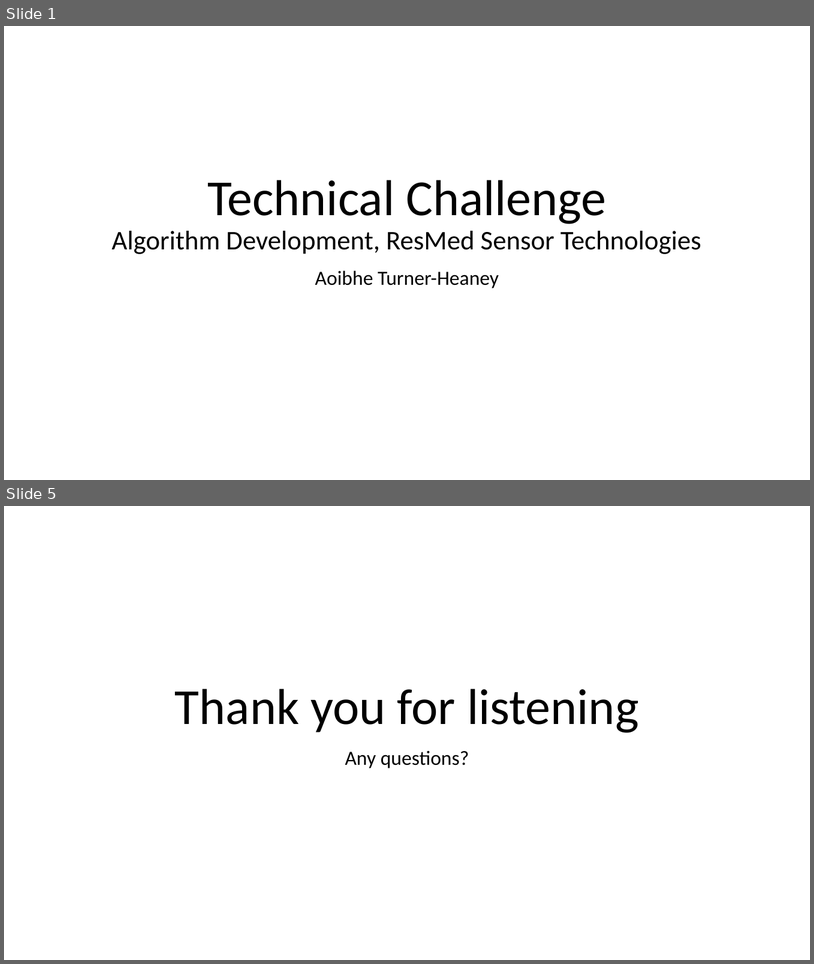
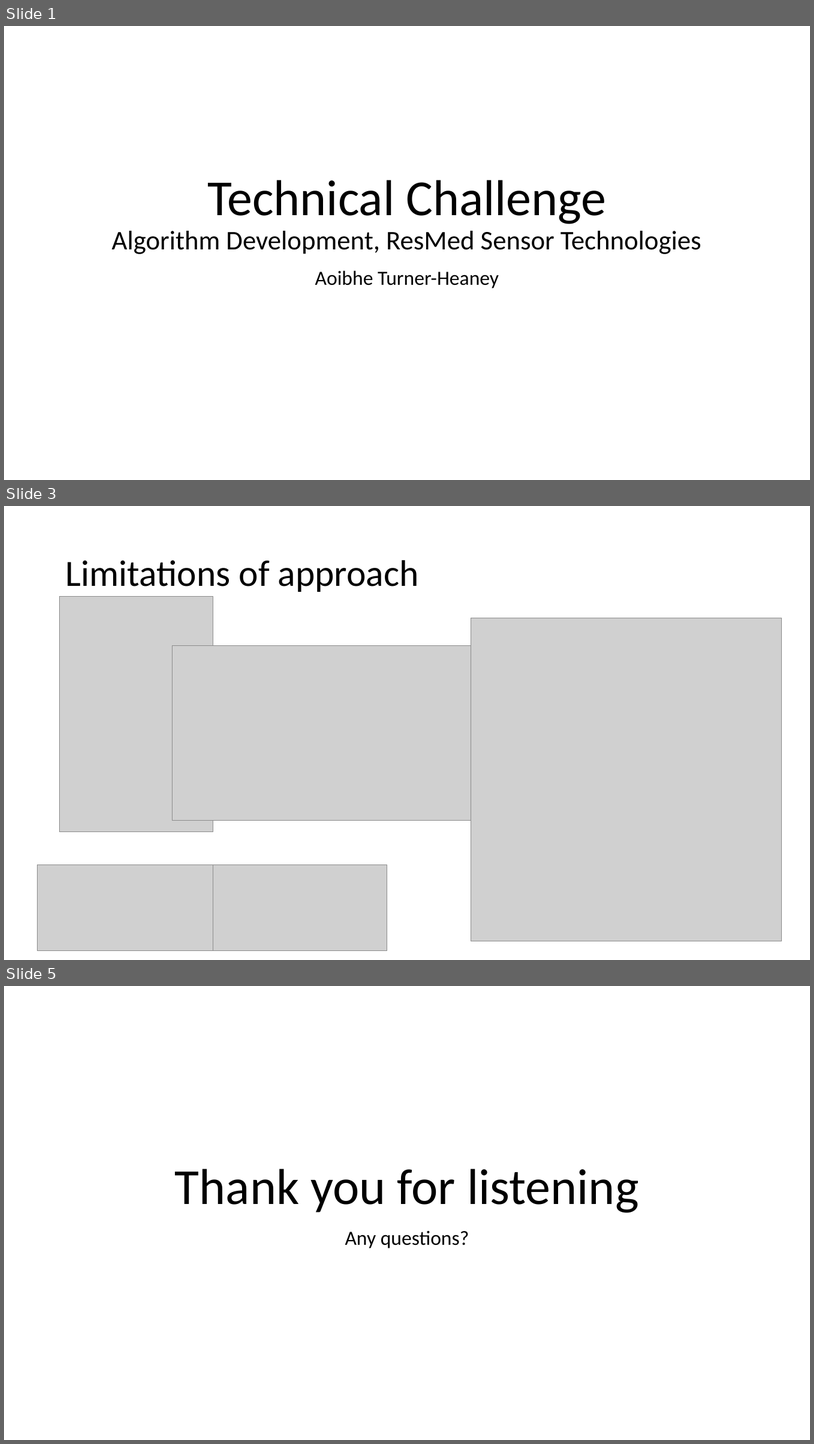
Before and after one commit to AoibheT-H/Algorithm_Challenge, a slide deck: Aoibhe_Turner_Heaney_Algorithm_Challenge_Presentation.pptx. Shown one above the other, each under a label of ours: slides 1 and 5 before the commit, slides 1, 3 and 5 after it; the slides between them are not shown. The pictures are 814x964 and 814x1444 pixels, drawn with LibreOffice and Linux fonts; fonts in the diff are those of the drawing; grey boxes stand for pictures. Boxes give left, top, right and bottom in pixels: in the first picture for what was removed or moved away, otherwise in the second. Text is boxed around its words. In the diff, an @@ line names an element or a change of style, - is before the commit and + after.

```diff
--- a/Aoibhe_Turner_Heaney_Algorithm_Challenge_Presentation.pptx
+++ b/Aoibhe_Turner_Heaney_Algorithm_Challenge_Presentation.pptx
@@ slide 3 added at [4,506,810,960], background #FFFFFF @@
@@ title added at [65,560,419,592], 44 pt, text #000000 @@
+Limitations of approach
@@ picture added at [60,596,213,831] @@
@@ picture added at [471,618,782,941] @@
@@ picture added at [172,646,549,820] @@
@@ picture added at [37,864,213,951] @@
@@ picture added at [213,864,387,951] @@
```
Also in this commit, not shown: 1 slide changed, 1 other slide added, 2 slides removed.
